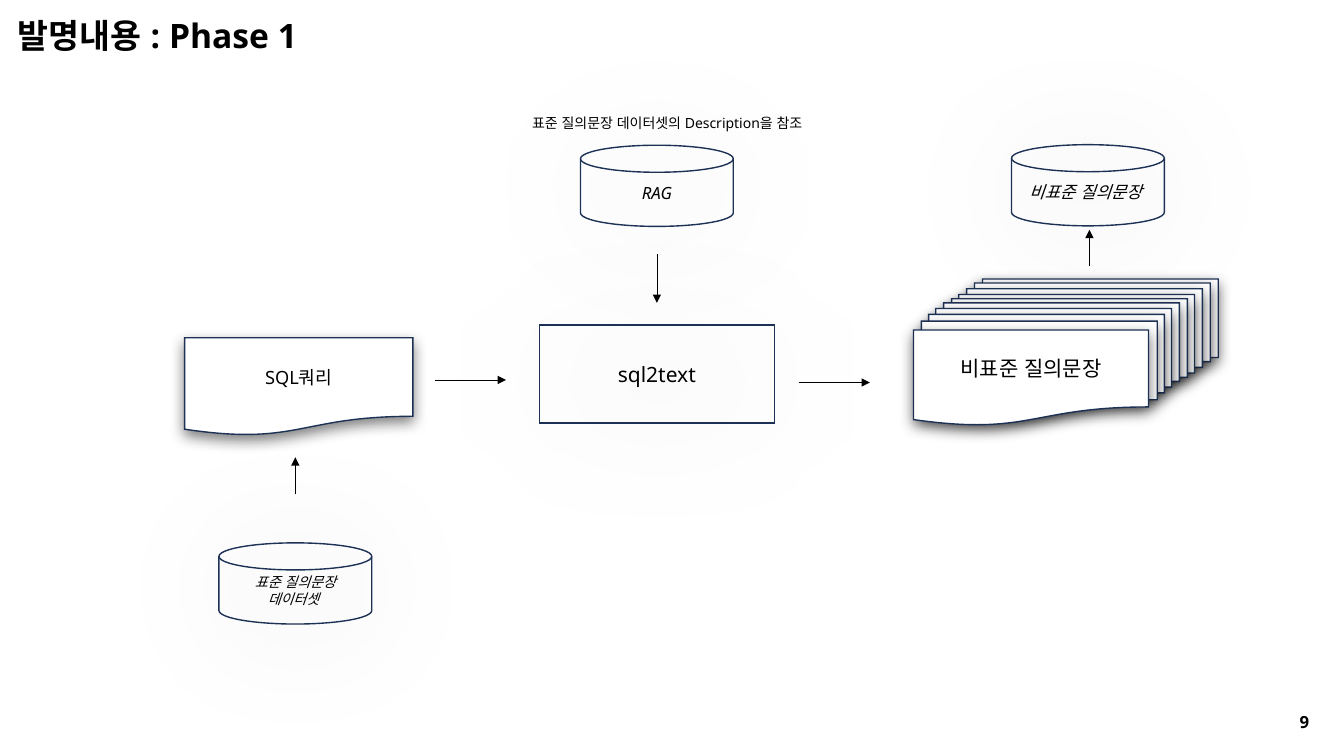
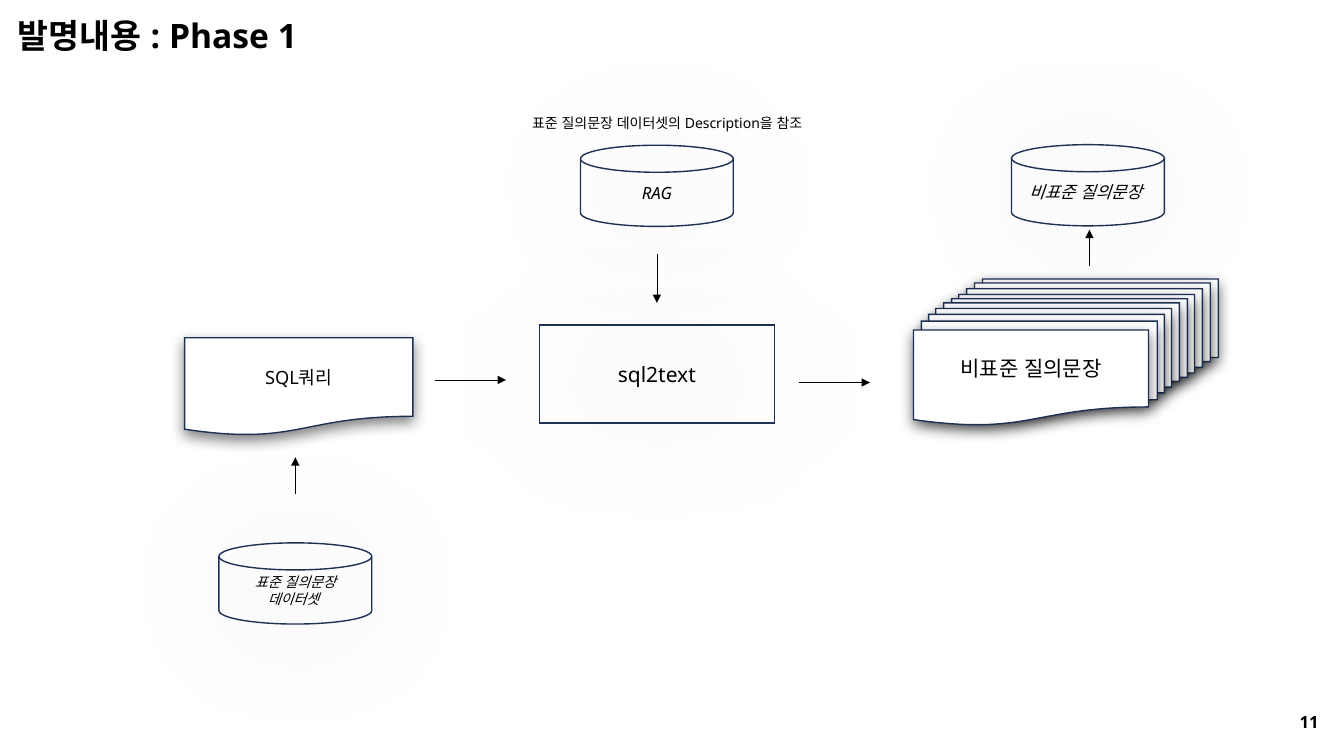
Before and after one commit to seungdeng/DELab, a slide deck: slide 10 of PPT/DSLab_이승건,송민섭_특허.pptx (slide 12 before the commit). Drawn at 1344x756 pixels with LibreOffice and Linux fonts; fonts in the diff are those of the drawing. Boxes give left, top, right and bottom in pixels: in the first picture for what was removed or moved away, otherwise in the second. Text is boxed around its words. In the diff, an @@ line names an element or a change of style, - is before the commit and + after.

```diff
--- a/PPT/DSLab_이승건,송민섭_특허.pptx
+++ b/PPT/DSLab_이승건,송민섭_특허.pptx
@@ text at box(1300, 716, 1319, 728): text changed @@
-9
+11
```
Also in this commit, not shown: 12 other slides changed, 2 slides added, 2 slides removed.
